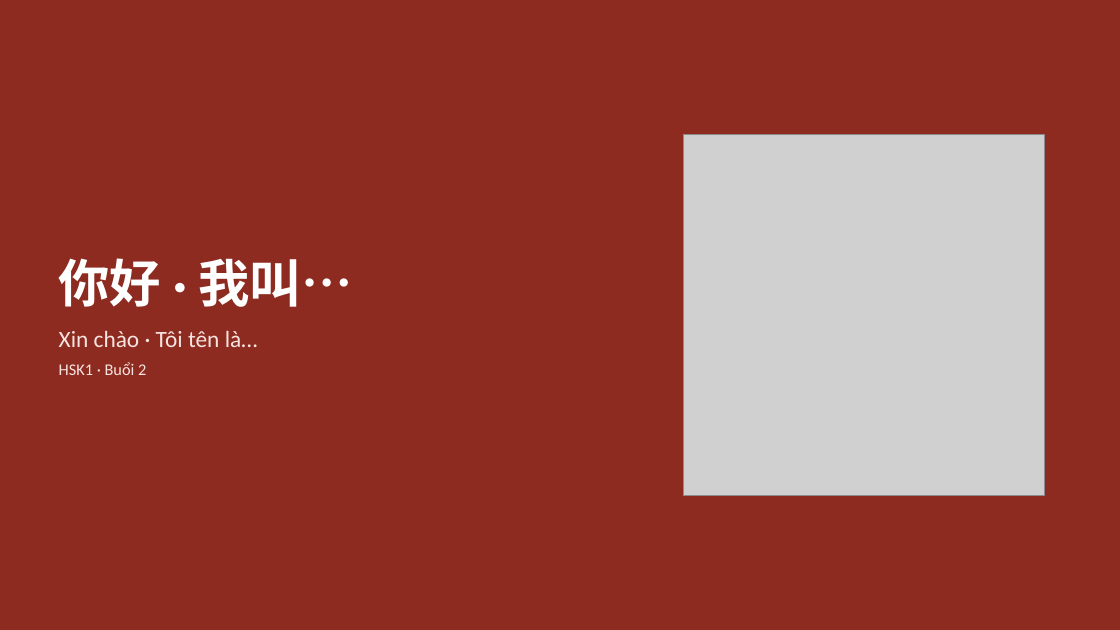
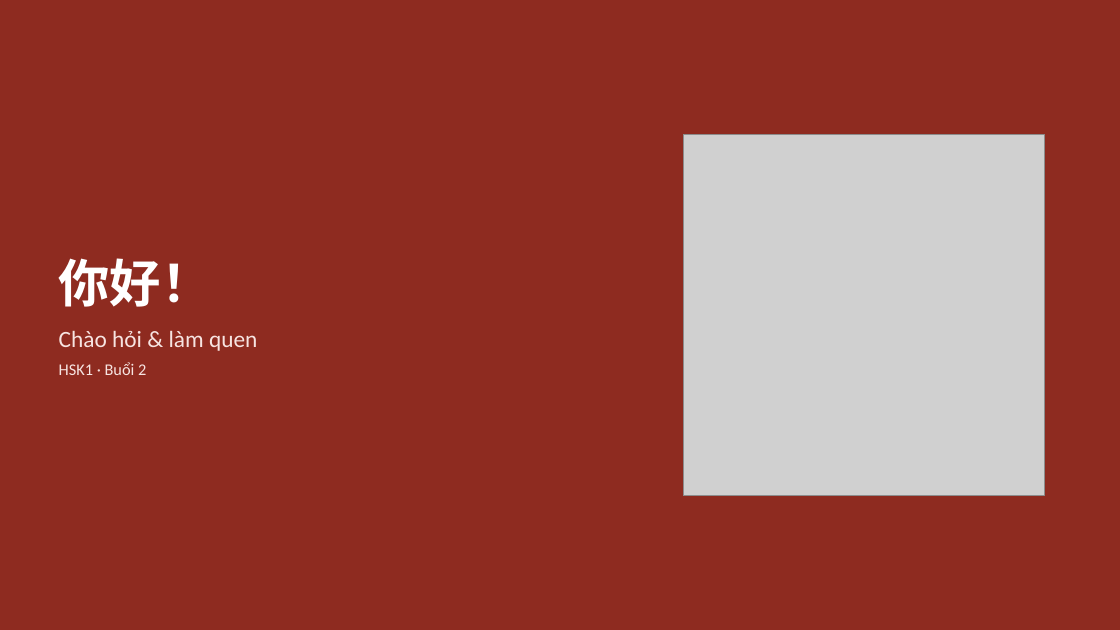
Before and after one commit to HuyenNguyen911/chinese-learning-os, a slide deck: slide 1 of output/hsk1/buoi02_chaohoi_lamquen/slide/Buoi-02-Chaohoi-Lamquen.pptx. Drawn at 1120x630 pixels with LibreOffice and Linux fonts; fonts in the diff are those of the drawing; grey boxes stand for pictures. Boxes give left, top, right and bottom in pixels: in the first picture for what was removed or moved away, otherwise in the second. Text is boxed around its words. In the diff, an @@ line names an element or a change of style, - is before the commit and + after.

```diff
--- a/output/hsk1/buoi02_chaohoi_lamquen/slide/Buoi-02-Chaohoi-Lamquen.pptx
+++ b/output/hsk1/buoi02_chaohoi_lamquen/slide/Buoi-02-Chaohoi-Lamquen.pptx
@@ text at [59, 258, 257, 351]: text changed @@
-你好 · 我叫…
-Xin chào · Tôi tên là…
+你好！
+Chào hỏi & làm quen
```
Also in this commit, not shown: 4 other slides changed, 28 slides added, 14 slides removed, 24 other files.
